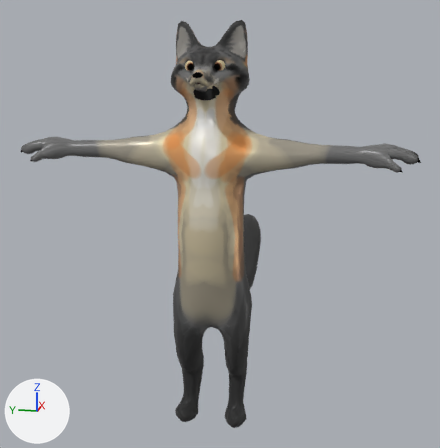
The Blender file grey_fox.blend, before and after one commit.
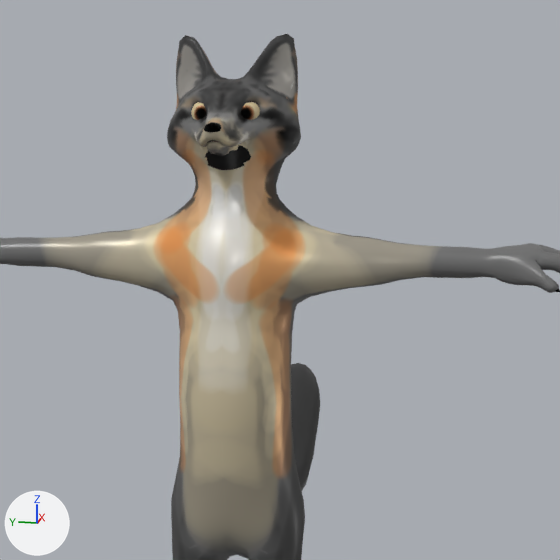
Each version is shown whole from a 50 mm lens placed at (-2.132, -0.462, 1.323), pointed at (0.368, 0.038, 0.698), then close up on the part from 16% to 91% of the width and 0% to 74% of the height. Lighting does not change. The marker at lower left points along +X, +Y and +Z.

Names of what the first close-up shows: 'RetopoFlow'.
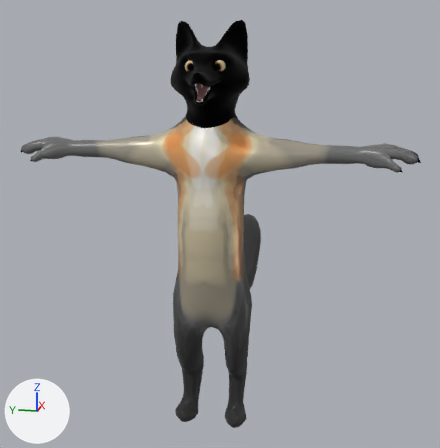
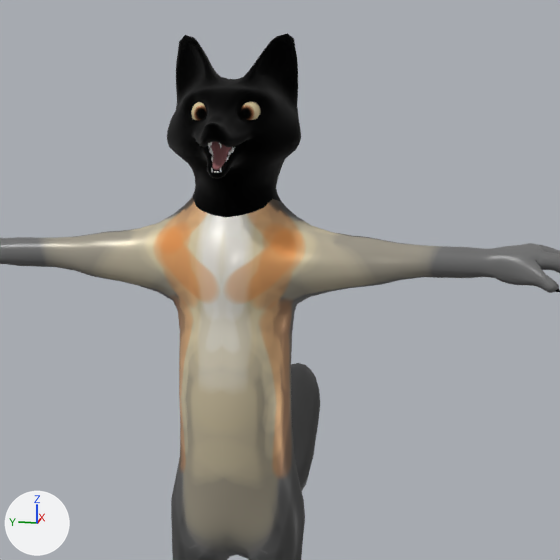
Commit message: fixed retropology .

Where the newer file only moved an object's origin or applied its transform, the numbers keep the older frame.

Location of each change, [x1, y1, x2, y2] in pixels of the close-ups (560 x 560 px; the box of a moved part takes in the faces that stretch with it):
'RetopoFlow', reshaped
    before: [0, 34, 560, 560]
    after: [0, 33, 560, 560]
part 1 of me_retopoflow, moved or reshaped
    before: [176, 49, 298, 236]
    after: [176, 48, 318, 476]
part 2 of me_retopoflow, surface changed (grey to black)
    both: [167, 34, 301, 169]

The change, as a list of edits to the scene's bpy script:
```text
Change me_retopoflow:
    used by ob_retopoflow; location = (0.0, 0.0, 0.0); scale = (0.134, 0.134, 0.134)
    remove me_retopoflow.from_pydata(...)  # 6569 vertices, 6575 faces, 4 loose edges; spans x -1.47..7.28, y -5.38..5.38, z -0.09..11.25
    add me_retopoflow.from_pydata(...)  # 6630 vertices, 6675 faces, 2 loose edges; spans x -1.47..7.28, y -5.38..5.38, z -0.09..11.25
    me_retopoflow part 1: 490 vertices moved from x -1.47..0.79, y -0.91..0.91, z 8.53..11.02 to x -1.47..0.78, y -0.94..0.94, z 8.51..11.04; 481 vertices removed from x -1.35..0.77, y -0.77..0.77, z 8.44..11.04; 310 vertices added at x -1.3..7.26, y -0.78..0.78, z 3.12..11.07
    me_retopoflow part 2: 1214 kept faces spanning x -1.47..0.86, y -1.05..1.05, z 8.48..11.25 get new texture (UV) coordinates
```
